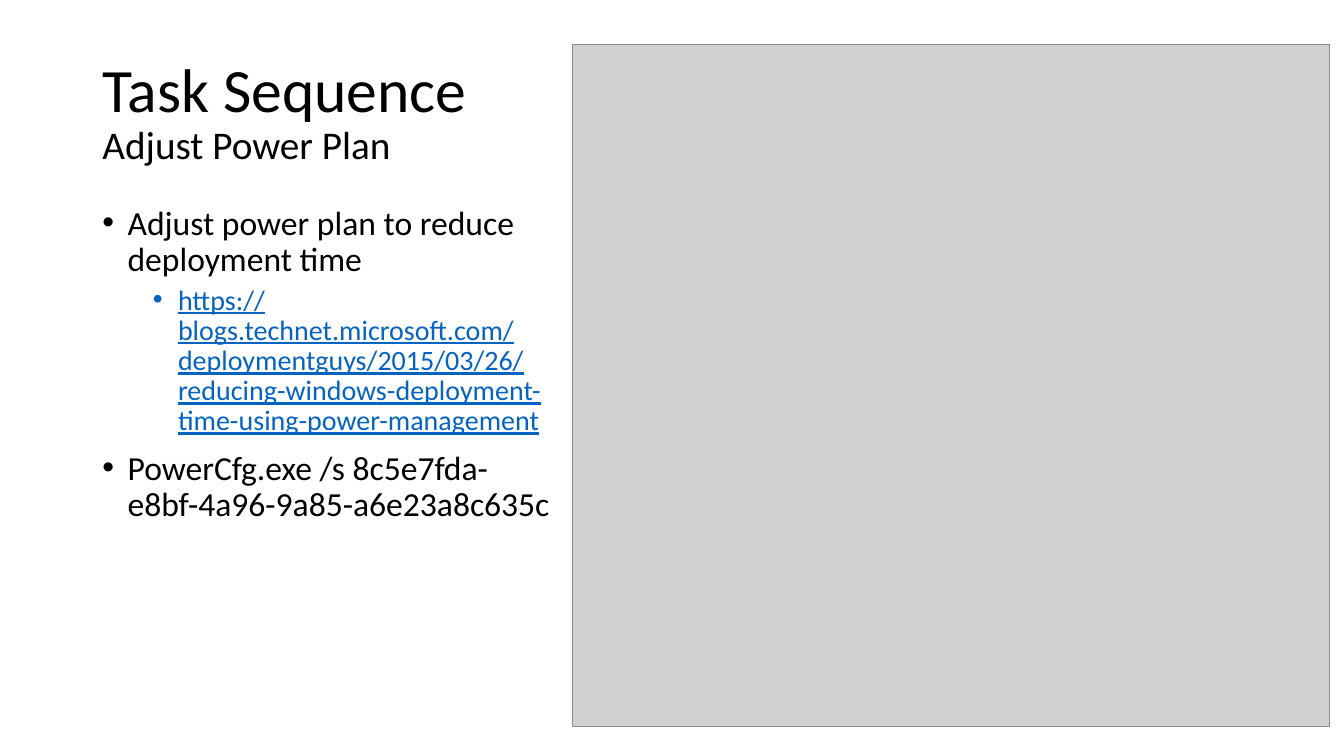
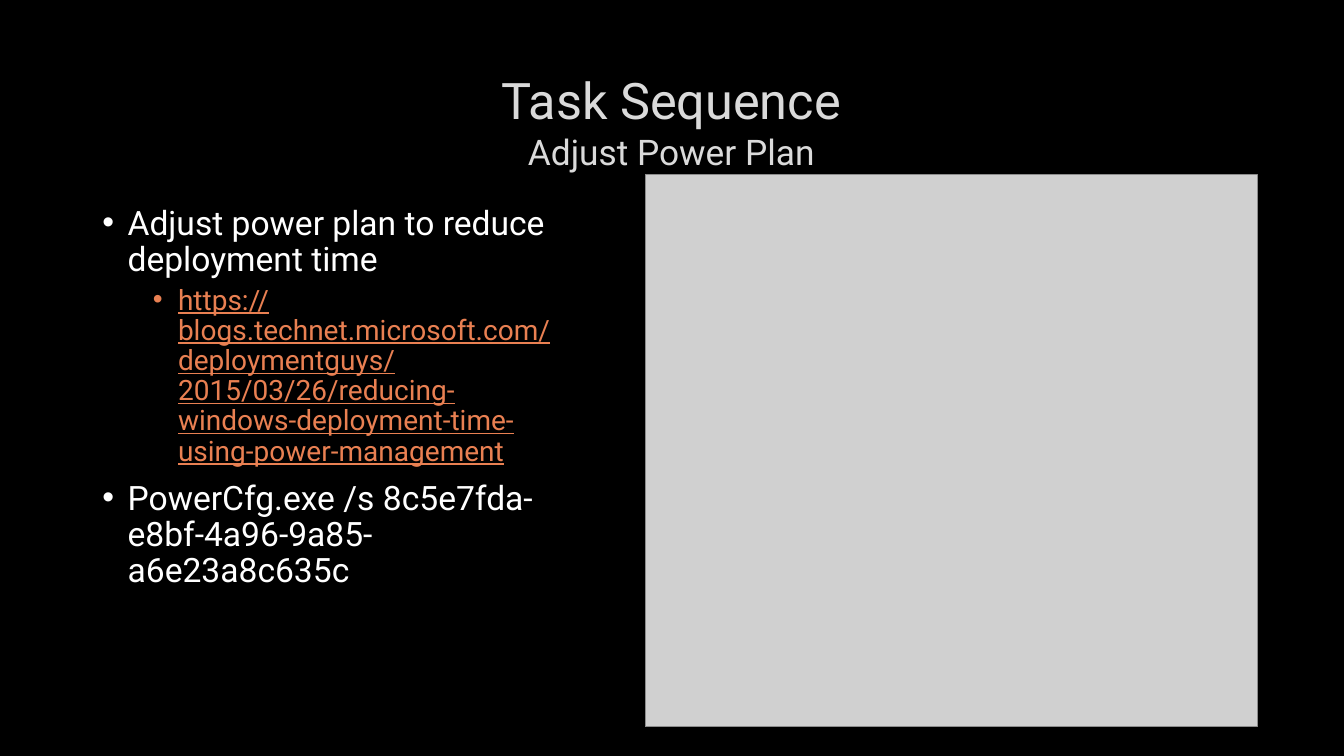
Before and after one commit to fydexx/HECC-2018, a slide deck: slide 23 of Part_01/Section02.pptx. Drawn at 1344x756 pixels with LibreOffice and Linux fonts; fonts in the diff are those of the drawing; grey boxes stand for pictures; background and template pictures are left out. Boxes give left, top, right and bottom in pixels: in the first picture for what was removed or moved away, otherwise in the second. Text is boxed around its words. In the diff, an @@ line names an element or a change of style, - is before the commit and + after.

```diff
--- a/Part_01/Section02.pptx
+++ b/Part_01/Section02.pptx
@@ background #FFFFFF to picture (left out) @@
@@ title "Task Sequence Adjust Power Plan": place and size @@
-title "Task Sequence Adjust Power Plan" at bbox=[102, 69, 466, 166]
+title "Task Sequence Adjust Power Plan" at bbox=[502, 81, 841, 173]
@@ title "Task Sequence Adjust Power Plan" at bbox=[502, 81, 841, 173]: size 44 to 36 pt in "Task Sequence"; size 28 to 25.2 pt in "Adjust Power Plan"; font Calibri to Roboto, text colour #000000 to #DADADA, letter outline none to #404040 0.75 pt; alignment left to centre; line spacing 0.9 to 1 @@
@@ picture: place and size @@
-picture at bbox=[573, 44, 1330, 727]
+picture at bbox=[645, 174, 1257, 727]
@@ text "Adjust power plan to reduce ..." at bbox=[128, 209, 550, 583]: font Calibri to Roboto; text colour #000000 to #FFFFFF in "Adjust power plan to reduce deployment time", "PowerCfg.exe /s 8c5e7fda-e8bf-4a96-9a85-a6e23a8c635c"; text colour #0563C1 to #E98052 in "https://blogs.technet.microsoft.com/deploymentguys/2015/03/2 ..." @@
```
Also in this commit, not shown: 29 other slides changed.
